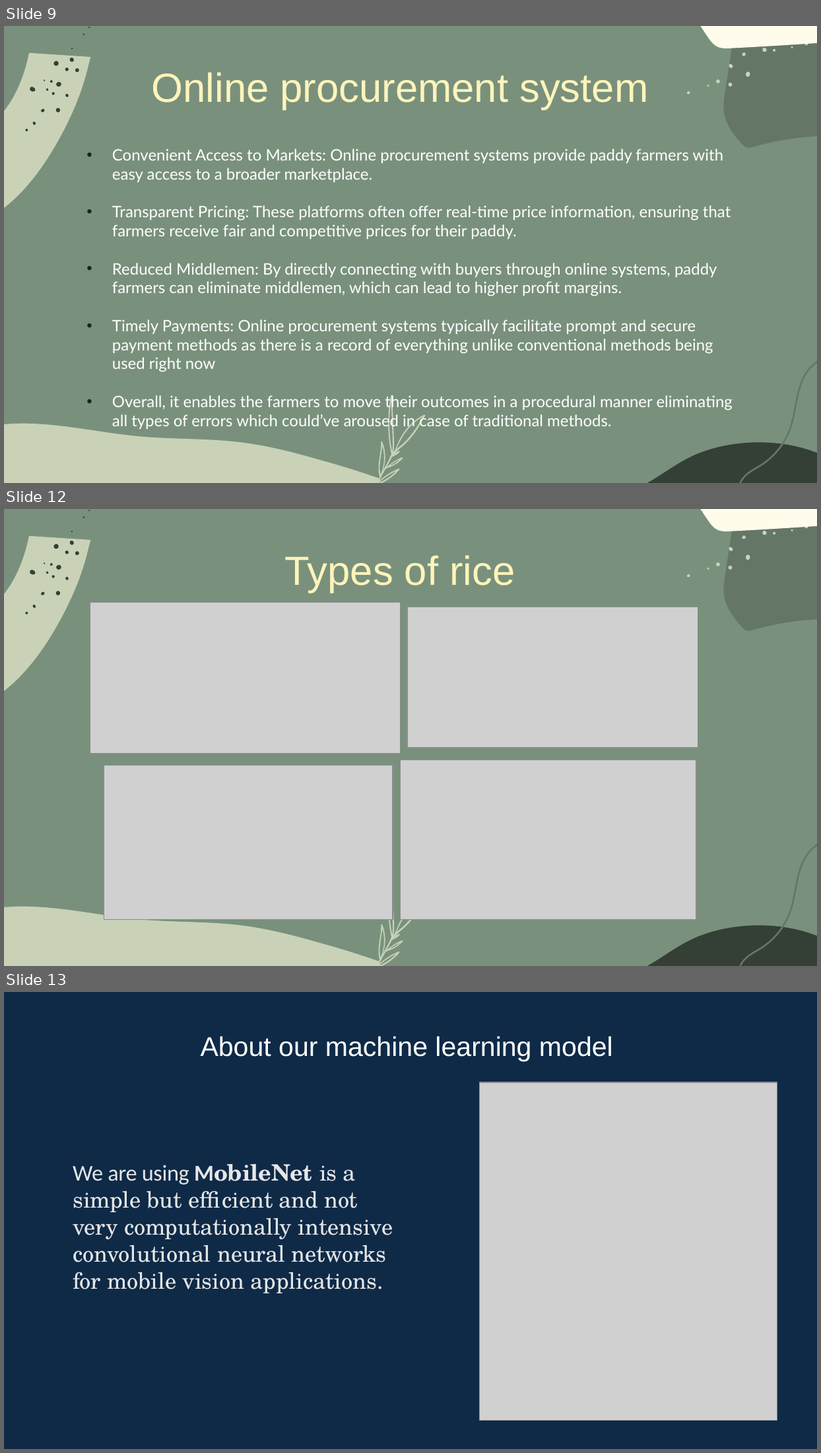
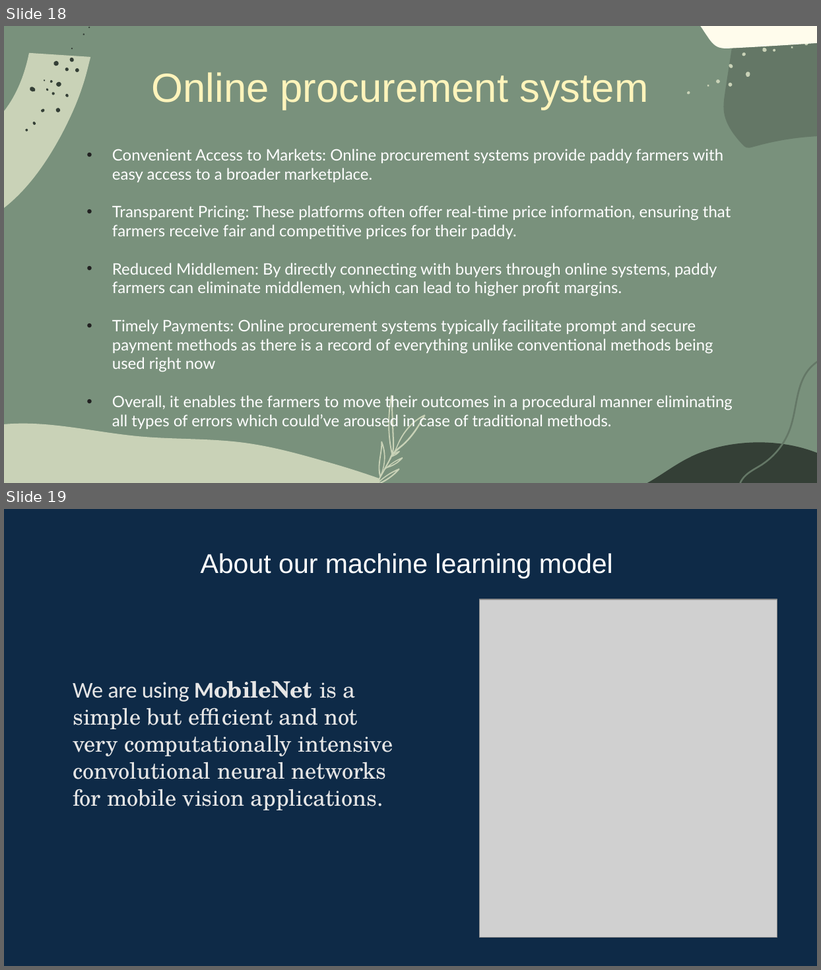
Before and after one commit to dev2010030040/farmers_all, a slide deck: presentations/farmersall.pptx. Shown one above the other, each under a label of ours: slides 9, 12 and 13 before the commit, slides 18 and 19 after it; the slides between them are not shown. The pictures are 821x1453 and 821x970 pixels, drawn with LibreOffice and Linux fonts; fonts in the diff are those of the drawing; grey boxes stand for pictures. Boxes give left, top, right and bottom in pixels: in the first picture for what was removed or moved away, otherwise in the second. Text is boxed around its words. In the diff, an @@ line names an element or a change of style, - is before the commit and + after.

```diff
--- a/presentations/farmersall.pptx
+++ b/presentations/farmersall.pptx
@@ slide 12 removed at box(4, 509, 817, 966), background #79917C; not listed: 42 template elements that a slide beside it also shows @@
@@ text removed at box(285, 555, 515, 593) @@
-Types of rice
@@ picture removed at box(90, 603, 400, 754) @@
@@ picture removed at box(407, 607, 698, 748) @@
@@ picture removed at box(104, 765, 393, 920) @@
@@ picture removed at box(400, 760, 696, 920) @@
@@ what was slide 9 is now slide 18 @@
@@ what was slide 13 is now slide 19 @@
```
Also in this commit, not shown: 5 slides changed, 7 slides added, 27 other files.
